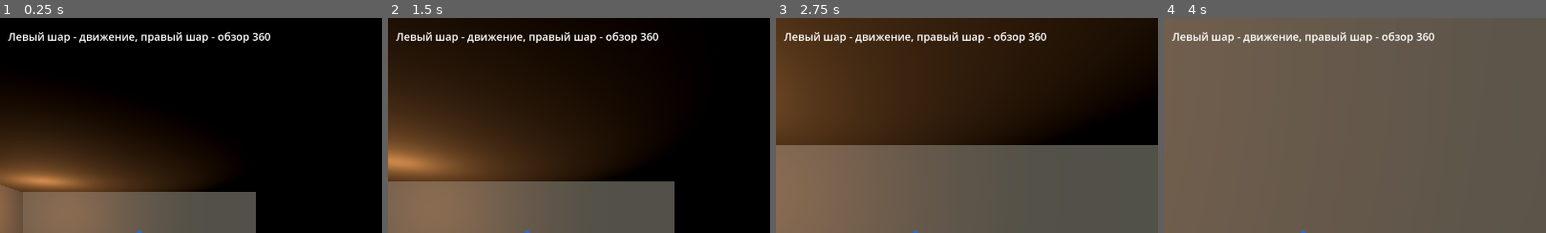
Above: before the commit, frames 1-4 (left to right).
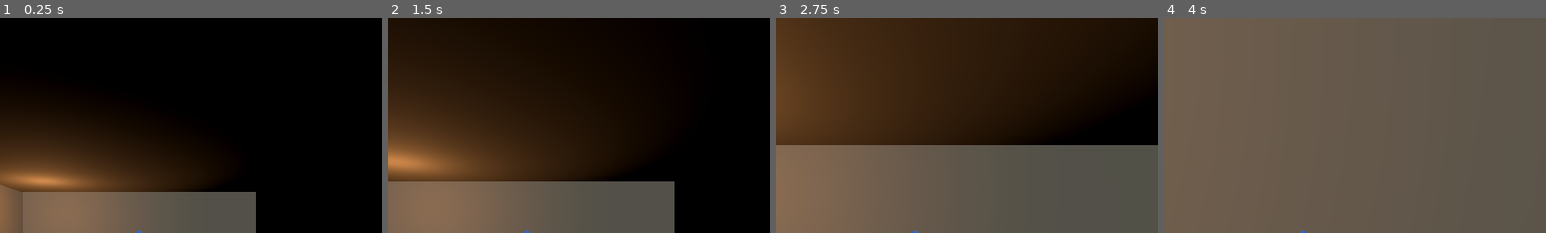
Above: after the commit, the same moments.

Repository: mallstorm/VirtualExplorer3d
Game: Godot game, scene res://scenes/Main.tscn
The game is run twice, just before and just after one commit, with the same random seed, the same clock (stepped at 60 frames per second) and the same inputs.
Inputs (mouse positions are % of the whole screen's width and height, from its top left):
- Up to frame 1 (0.25 s): no input
- Up to frame 2 (1.5 s): tap Enter at 0.5 s; move the mouse to (55, 50) at 0.52 s; hold W (move_forward) from 0.53 s (still down); tap E (interact) at 0.6 s; move the mouse to (45, 50) at 1.27 s; tap G (toggle_gyro) at 1.35 s
- Up to frame 3 (2.75 s): keep holding W (move_forward); move the mouse to (52, 48) at 2.02 s; hold V (toggle_vr) from 2.03 s (still down)
- Up to frame 4 (4 s): keep holding W (move_forward); move the mouse to (49, 52) at 2.77 s; release V (toggle_vr) at 2.78 s; tap Enter at 2.85 s; move the mouse to (57, 51) at 3.52 s; tap E (interact) at 3.6 s
The pictures show only the part of the screen within x 32-82%, y 0-50%; the shares and areas given below are measured in that part.

The runs differ from the first frame. In frame 1, 1.4% of the frame differs, in the area x 2-71%, y 6-12%; in frame 2, 1.4%; in frame 3, 1.4%; in frame 4, 1.3%.

Commit message:
Заменить джойстики невидимыми touch-зонами

Diff:
--- a/Core/InputManager/input_manager.gd
+++ b/Core/InputManager/input_manager.gd
@@ -13,6 +13,7 @@
 
 var touch_move := Vector2.ZERO
 var touch_look := Vector2.ZERO
+var touch_look_delta := Vector2.ZERO
 var touch_interact_requested := false
 var gyro_enabled := false
 
@@ -48,10 +49,15 @@
 	touch_look = value.limit_length(1.0)
 
 func add_touch_look(value: Vector2) -> void:
-	touch_look += value
+	touch_look_delta += value
 
 func get_touch_look() -> Vector2:
 	return touch_look.limit_length(1.0)
+
+func consume_touch_look_delta() -> Vector2:
+	var value: Vector2 = touch_look_delta
+	touch_look_delta = Vector2.ZERO
+	return value
 
 func request_touch_interact() -> void:
 	touch_interact_requested = true
--- a/Player/player_controller.gd
+++ b/Player/player_controller.gd
@@ -49,12 +49,19 @@
 		velocity.y = -0.05
 
 	move_and_slide()
+	_apply_touch_drag_look()
 	_apply_touch_look(delta)
 	_apply_gyro(delta)
 
 func _apply_look(delta_pixels: Vector2) -> void:
 	rotate_y(-delta_pixels.x)
 	camera_pivot.rotation.x = clamp(camera_pivot.rotation.x - delta_pixels.y, min_pitch, max_pitch)
+
+func _apply_touch_drag_look() -> void:
+	var drag: Vector2 = InputManager.consume_touch_look_delta()
+	if drag.length() < 0.001:
+		return
+	_apply_look(drag * touch_sensitivity)
 
 func _apply_touch_look(delta: float) -> void:
 	var look: Vector2 = InputManager.get_touch_look()
--- a/UI/hud.gd
+++ b/UI/hud.gd
@@ -4,8 +4,7 @@
 @onready var info_panel: PanelContainer = $Root/InformationPanel
 @onready var info_title: Label = $Root/InformationPanel/Margin/VBox/Title
 @onready var info_body: Label = $Root/InformationPanel/Margin/VBox/Body
-@onready var left_joystick: Control = $Root/LeftMoveJoystick
-@onready var right_joystick: Control = $Root/RightLookJoystick
+@onready var touch_controls: Control = $Root/TouchScreenControls
 @onready var action_button: Button = $Root/ActionButton
 
 var player: Node = null
@@ -17,8 +16,7 @@
 
 func _process(_delta: float) -> void:
 	if OS.get_name() != "Android":
-		left_joystick.visible = false
-		right_joystick.visible = false
+		touch_controls.visible = false
 		action_button.visible = false
 
 func _connect_player() -> void:
--- a/UI/hud.tscn
+++ b/UI/hud.tscn
@@ -1,33 +1,7 @@
-[gd_scene load_steps=10 format=3 uid="uid://virtual_explorer_hud"]
+[gd_scene load_steps=7 format=3 uid="uid://virtual_explorer_hud"]
 
 [ext_resource type="Script" path="res://UI/hud.gd" id="1_hud"]
-[ext_resource type="Script" path="res://UI/touch_joystick.gd" id="2_joystick"]
-
-[sub_resource type="StyleBoxFlat" id="style_pad_base"]
-bg_color = Color(0.05, 0.06, 0.07, 0.42)
-border_width_left = 2
-border_width_top = 2
-border_width_right = 2
-border_width_bottom = 2
-border_color = Color(0.65, 0.78, 0.95, 0.22)
-corner_radius_top_left = 96
-corner_radius_top_right = 96
-corner_radius_bottom_right = 96
-corner_radius_bottom_left = 96
-
-[sub_resource type="StyleBoxFlat" id="style_move_knob"]
-bg_color = Color(0.78, 0.88, 0.98, 0.72)
-corner_radius_top_left = 34
-corner_radius_top_right = 34
-corner_radius_bottom_right = 34
-corner_radius_bottom_left = 34
-
-[sub_resource type="StyleBoxFlat" id="style_look_knob"]
-bg_color = Color(0.3, 0.58, 1, 0.78)
-corner_radius_top_left = 34
-corner_radius_top_right = 34
-corner_radius_bottom_right = 34
-corner_radius_bottom_left = 34
+[ext_resource type="Script" path="res://UI/touch_screen_controls.gd" id="2_touch"]
 
 [sub_resource type="StyleBoxFlat" id="style_action"]
 bg_color = Color(0.1, 0.42, 1, 0.82)
@@ -68,20 +42,17 @@
 grow_horizontal = 2
 grow_vertical = 2
 
-[node name="TopHint" type="Label" parent="Root"]
+[node name="TouchScreenControls" type="Control" parent="Root"]
+mouse_filter = 1
 layout_mode = 1
-anchors_preset = 5
-anchor_left = 0.5
-anchor_right = 0.5
-offset_left = -300.0
-offset_top = 18.0
-offset_right = 300.0
-offset_bottom = 54.0
-theme_override_font_sizes/font_size = 18
-text = "Левый шар - движение, правый шар - обзор 360"
-horizontal_alignment = 1
+anchors_preset = 15
+anchor_right = 1.0
+anchor_bottom = 1.0
+script = ExtResource("2_touch")
+move_zone_ratio = 0.68
 
 [node name="CenterReticle" type="Panel" parent="Root"]
+mouse_filter = 2
 layout_mode = 1
 anchors_preset = 8
 anchor_left = 0.5
@@ -95,6 +66,7 @@
 theme_override_styles/panel = SubResource("style_action")
 
 [node name="Hint" type="Label" parent="Root"]
+mouse_filter = 2
 layout_mode = 1
 anchors_preset = 8
 anchor_left = 0.5
@@ -108,66 +80,6 @@
 horizontal_alignment = 1
 theme_override_font_sizes/font_size = 22
 
-[node name="LeftMoveJoystick" type="Control" parent="Root"]
-layout_mode = 1
-anchors_preset = 1
-anchor_left = 0.0
-anchor_top = 1.0
-anchor_right = 0.0
-anchor_bottom = 1.0
-offset_left = 48.0
-offset_top = -214.0
-offset_right = 220.0
-offset_bottom = -42.0
-script = ExtResource("2_joystick")
-control_mode = "move"
-radius = 72.0
-
-[node name="Base" type="Panel" parent="Root/LeftMoveJoystick"]
-mouse_filter = 2
-layout_mode = 1
-anchors_preset = 15
-anchor_right = 1.0
-anchor_bottom = 1.0
-theme_override_styles/panel = SubResource("style_pad_base")
-
-[node name="Knob" type="Panel" parent="Root/LeftMoveJoystick"]
-mouse_filter = 2
-layout_mode = 0
-offset_right = 62.0
-offset_bottom = 62.0
-theme_override_styles/panel = SubResource("style_move_knob")
-
-[node name="RightLookJoystick" type="Control" parent="Root"]
-layout_mode = 1
-anchors_preset = 3
-anchor_left = 1.0
-anchor_top = 1.0
-anchor_right = 1.0
-anchor_bottom = 1.0
-offset_left = -220.0
-offset_top = -214.0
-offset_right = -48.0
-offset_bottom = -42.0
-script = ExtResource("2_joystick")
-control_mode = "look"
-radius = 72.0
-
-[node name="Base" type="Panel" parent="Root/RightLookJoystick"]
-mouse_filter = 2
-layout_mode = 1
-anchors_preset = 15
-anchor_right = 1.0
-anchor_bottom = 1.0
-theme_override_styles/panel = SubResource("style_pad_base")
-
-[node name="Knob" type="Panel" parent="Root/RightLookJoystick"]
-mouse_filter = 2
-layout_mode = 0
-offset_right = 62.0
-offset_bottom = 62.0
-theme_override_styles/panel = SubResource("style_look_knob")
-
 [node name="ActionButton" type="Button" parent="Root"]
 disabled = true
 layout_mode = 1
@@ -177,9 +89,9 @@
 anchor_right = 1.0
 anchor_bottom = 1.0
 offset_left = -208.0
-offset_top = -286.0
+offset_top = -96.0
 offset_right = -60.0
-offset_bottom = -236.0
+offset_bottom = -46.0
 theme_override_font_sizes/font_size = 18
 theme_override_styles/normal = SubResource("style_action")
 theme_override_styles/pressed = SubResource("style_action_pressed")
--- a/UI/touch_joystick.gd
+++ /dev/null
@@ -1,43 +0,0 @@
-extends Control
-
-@export_enum("move", "look") var control_mode := "move"
-@export var radius := 82.0
-@export var dead_zone := 0.05
-
-@onready var knob: Control = $Knob
-
-var active_index := -1
-var origin := Vector2.ZERO
-
-func _ready() -> void:
-	origin = size * 0.5
-	knob.position = origin - knob.size * 0.5
-
-func _exit_tree() -> void:
-	_set_value(Vector2.ZERO)
-
-func _gui_input(event: InputEvent) -> void:
-	if event is InputEventScreenTouch:
-		if event.pressed and active_index == -1:
-			active_index = event.index
-			_update_drag(event.position)
-		elif not event.pressed and event.index == active_index:
-			active_index = -1
-			_set_value(Vector2.ZERO)
-			knob.position = origin - knob.size * 0.5
-	if event is InputEventScreenDrag and event.index == active_index:
-		_update_drag(event.position)
-
-func _update_drag(position: Vector2) -> void:
-	var delta := (position - origin).limit_length(radius)
-	knob.position = origin + delta - knob.size * 0.5
-	var value := Vector2(delta.x / radius, delta.y / radius)
-	if value.length() < dead_zone:
-		value = Vector2.ZERO
-	_set_value(value)
-
-func _set_value(value: Vector2) -> void:
-	if control_mode == "look":
-		InputManager.set_touch_look(value)
-	else:
-		InputManager.set_touch_move(value)
--- /dev/null
+++ b/UI/touch_screen_controls.gd
@@ -0,0 +1,57 @@
+extends Control
+
+@export_range(0.45, 0.8, 0.01) var move_zone_ratio := 0.68
+@export var move_radius := 130.0
+@export var move_dead_zone := 0.04
+@export var look_dead_zone := 0.02
+
+var move_touch_index := -1
+var look_touch_index := -1
+var move_origin := Vector2.ZERO
+
+func _exit_tree() -> void:
+	InputManager.set_touch_move(Vector2.ZERO)
+	InputManager.set_touch_look(Vector2.ZERO)
+
+func _gui_input(event: InputEvent) -> void:
+	if event is InputEventScreenTouch:
+		_handle_touch(event)
+	elif event is InputEventScreenDrag:
+		_handle_drag(event)
+
+func _handle_touch(event: InputEventScreenTouch) -> void:
+	if event.pressed:
+		if _is_move_zone(event.position) and move_touch_index == -1:
+			move_touch_index = event.index
+			move_origin = event.position
+			_update_move(event.position)
+		elif look_touch_index == -1:
+			look_touch_index = event.index
+	else:
+		if event.index == move_touch_index:
+			move_touch_index = -1
+			InputManager.set_touch_move(Vector2.ZERO)
+		elif event.index == look_touch_index:
+			look_touch_index = -1
+			InputManager.set_touch_look(Vector2.ZERO)
+	accept_event()
+
+func _handle_drag(event: InputEventScreenDrag) -> void:
+	if event.index == move_touch_index:
+		_update_move(event.position)
+		accept_event()
+	elif event.index == look_touch_index:
+		if event.relative.length() >= look_dead_zone:
+			InputManager.add_touch_look(event.relative)
+		accept_event()
+
+func _update_move(position: Vector2) -> void:
+	var delta := (position - move_origin).limit_length(move_radius)
+	var value := Vector2(delta.x / move_radius, delta.y / move_radius)
+	if value.length() < move_dead_zone:
+		value = Vector2.ZERO
+	InputManager.set_touch_move(value)
+
+func _is_move_zone(position: Vector2) -> bool:
+	var viewport_width := get_viewport_rect().size.x
+	return position.x <= viewport_width * move_zone_ratio
